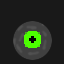
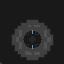
Two versions of the same layered image (64 × 64). Layer-by-layer changes:
painted on "Middle" over (29, 36, 36, 43)
added layer "Layer 10" above "Layer 7" over (16, 25, 51, 55)
added layer "Layer 7" above "Layer 4 copy" over (23, 30, 42, 49)
hid "Layer 4 copy" over (24, 31, 41, 48)
added layer "Layer 9" above "Layer 8 copy" over (11, 19, 54, 61)
added layer "Layer 8" above "Layer 6" over (11, 19, 54, 61)
painted on "Layer 6" over (0, 21, 52, 64)
